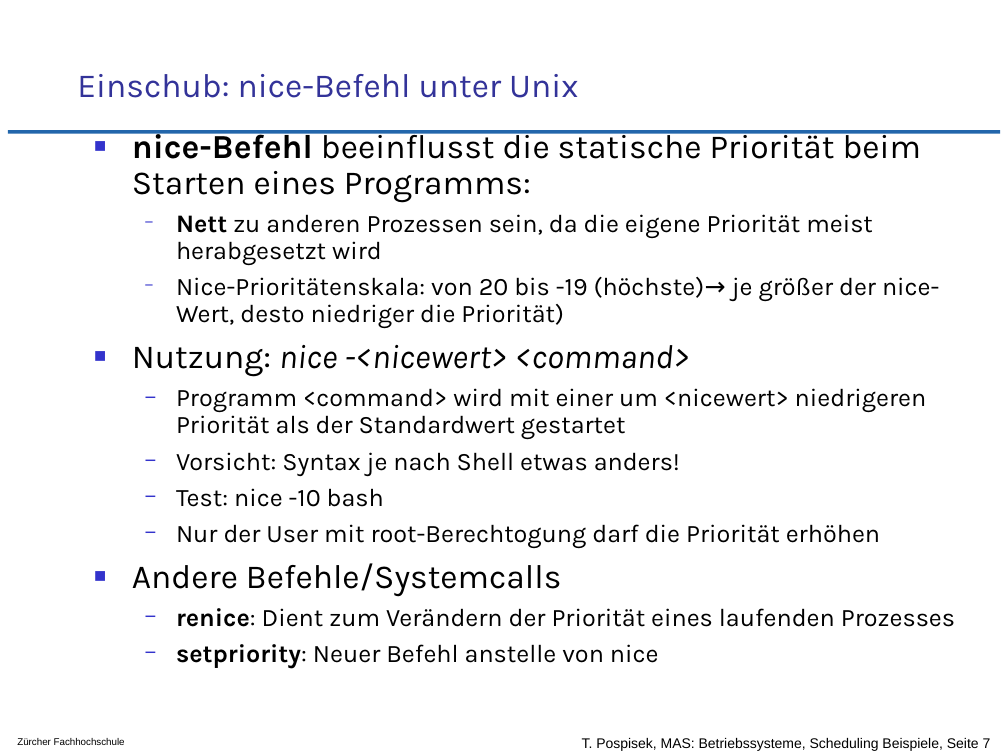
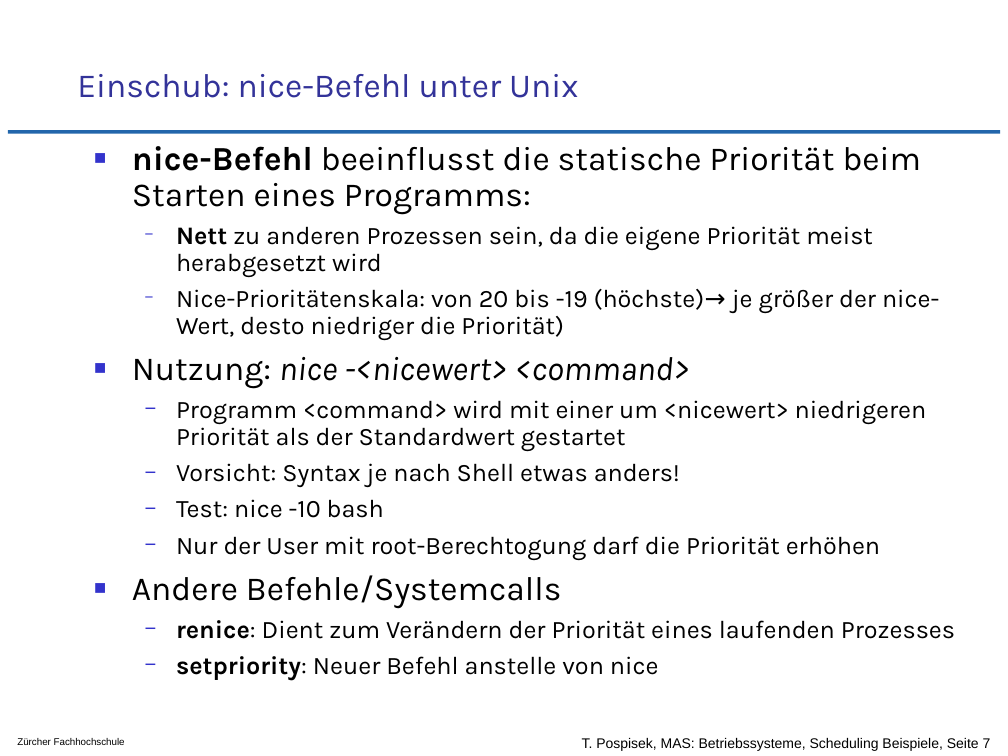
Before and after one commit to tpo/betriebssysteme, a slide deck: slide 7 of 06_CPU_Scheduling_Fallbeispiele.odp. Drawn at 1008x756 pixels with LibreOffice and Linux fonts; fonts in the diff are those of the drawing; background and template pictures are left out. Boxes give left, top, right and bottom in pixels: in the first picture for what was removed or moved away, otherwise in the second. Text is boxed around its words. In the diff, an @@ line names an element or a change of style, - is before the commit and + after.

Commit message:
Layout verbessert

```diff
--- a/06_CPU_Scheduling_Fallbeispiele.odp
+++ b/06_CPU_Scheduling_Fallbeispiele.odp
@@ text "nice-Befehl beeinflusst die statische Priorität ..." rewrapped from <box>132,130,955,627</box> to <box>132,146,955,639</box> @@
```
Also in this commit, not shown: 1 other slide changed.
